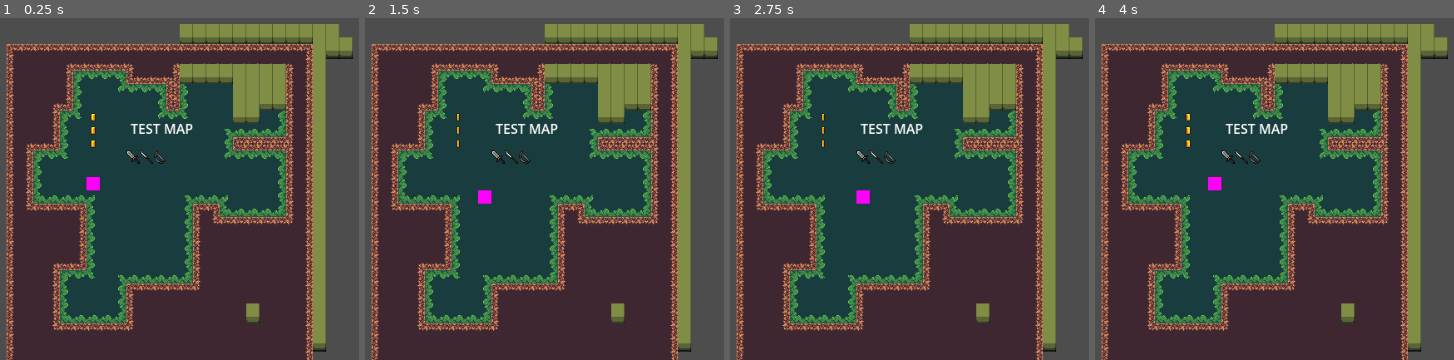
Above: before the commit, frames 1-4 (left to right).
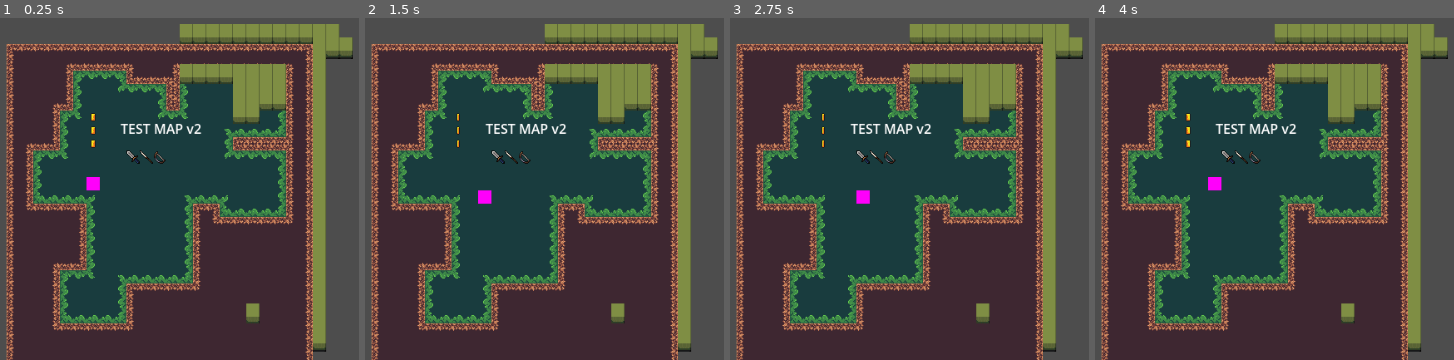
Above: after the commit, the same moments.

Repository: impstudio2024/Brackeys2024-2
Game: Godot game, scene res://Scenes/testmap/testmap.tscn
The game is run twice, just before and just after one commit, with the same random seed, the same clock (stepped at 60 frames per second) and the same inputs. This scene is started directly instead of the project's main scene.
Inputs (mouse positions are in pixels of both pictures, inside the frame that each line leads up to):
- Up to frame 1 (0.25 s): no input
- Up to frame 2 (1.5 s): tap Enter (ui_accept) at 0.5, 0.77, 1.25 s; move the mouse to (outside the picture) at 0.52 s; hold D (move_right) 0.53-1.28 s; tap Space (space) at 0.6, 1.35 s; click (outside the picture) at 0.67 s; move the mouse to (544, 158) at 1.27 s; hold S (move_down) from 1.28 s (still down)
- Up to frame 3 (2.75 s): tap Enter (ui_accept) at 1.52, 2 s; move the mouse to (outside the picture) at 2.02 s; release S (move_down) at 2.03 s; hold D (move_right) from 2.03 s (still down); tap Space (space) at 2.1 s
- Up to frame 4 (4 s): tap Enter (ui_accept) at 2.75, 3.02, 3.5, 3.77 s; move the mouse to (1392, 226) at 2.77 s; release D (move_right) at 2.78 s; hold W (move_up) 2.78-3.53 s; tap Space (space) at 2.85, 3.6 s; click (1392, 226) at 2.92 s; move the mouse to (outside the picture) at 3.52 s; hold A (move_left) from 3.53 s (still down)

The runs differ from the first frame. In frame 1, 0.5% of the frame differs, in the area x 33-57%, y 30-34%; in frame 2, 0.5%; in frame 3, 0.5%; in frame 4, 0.5%.

Commit message:
test map v2

Diff:
--- a/brackeys-2024-2/Scenes/testmap/testmap.tscn
+++ b/brackeys-2024-2/Scenes/testmap/testmap.tscn
@@ -725,15 +725,15 @@
 tile_set = SubResource("TileSet_vjqq2")
 
 [node name="disclaimer" type="Label" parent="."]
-offset_left = 229.0
+offset_left = 217.0
 offset_top = 250.0
-offset_right = 305.0
+offset_right = 315.0
 offset_bottom = 273.0
-text = "TEST MAP"
+text = "TEST MAP v2"
 
 [connection signal="body_entered" from="Entities/Bow" to="Entities/Bow" method="_on_body_entered"]
 [connection signal="body_entered" from="Entities/Spear" to="Entities/Spear" method="_on_body_entered"]
 [connection signal="body_entered" from="Entities/Broadsword" to="Entities/Broadsword" method="_on_body_entered"]
 [connection signal="body_entered" from="Entities/Pickup" to="Entities/Pickup" method="_on_body_entered"]
-[connection signal="body_entered" from="Entities/@Area2D@218179" to="Entities/@Area2D@218179" method="_on_body_entered"]
-[connection signal="body_entered" from="Entities/@Area2D@218180" to="Entities/@Area2D@218180" method="_on_body_entered"]
+[connection signal="body_entered" from="Entities/@Area2D@230515" to="Entities/@Area2D@230515" method="_on_body_entered"]
+[connection signal="body_entered" from="Entities/@Area2D@230516" to="Entities/@Area2D@230516" method="_on_body_entered"]
